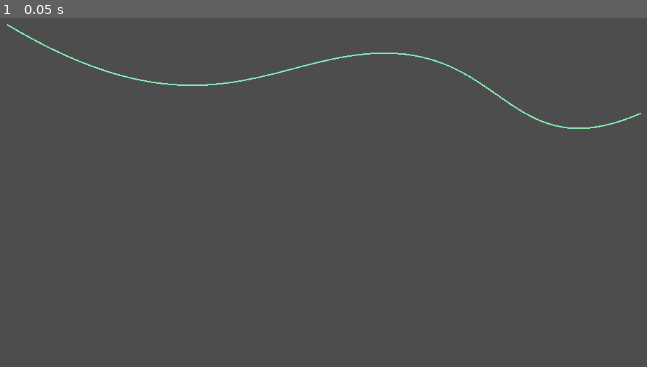
Above: before the commit, frame 1.
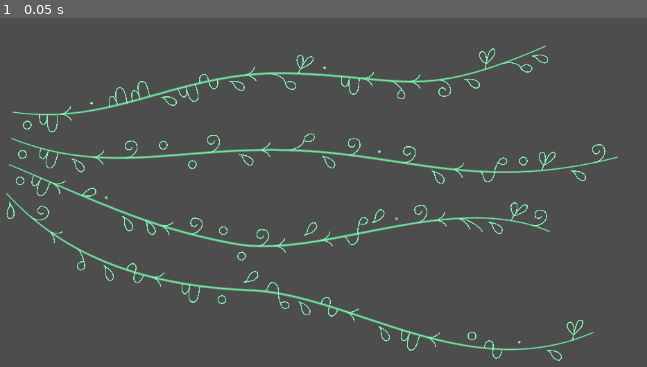
Above: after the commit, the same moment.

Repository: deplanty/tendrilis
Game: Godot game, scene res://main.tscn
The game is run twice, just before and just after one commit, with the same random seed, the same clock (stepped at 60 frames per second) and the same inputs.
Inputs:
- Up to frame 1 (0.05 s): no input

The runs differ from the first frame. In frame 1, 5.3% of the frame differs, in the area x 0-100%, y 1-99%.

Commit message:
Animate the grow and shrink of the tendrilis

Diff:
--- a/letters/growing_line_2d.gd
+++ b/letters/growing_line_2d.gd
@@ -13,12 +13,16 @@
 		_update_line()
 
 ## The percent of the line that is shown.
-@export_range(0.0, 1.0, 0.01) var show_factor: float = 1.0:
+@export_range(0.0, 1.0, 0.01) var show_factor: float = 0:
 	set(value):
 		show_factor = value
 		if not is_node_ready():
 			await ready
 		_update_line()
+
+
+func _ready() -> void:
+	_update_line()
 
 
 ## Update what part of the line is shown.
--- a/letters/tendrilis_character.gd
+++ b/letters/tendrilis_character.gd
@@ -37,13 +37,14 @@
 		$Label.visible = value
 
 ## Show a factor of the shape.
-@export_range(0, 1, 0.001) var show_factor: float = 1.0:
+@export_range(0, 1, 0.001) var show_factor: float = 0:
 	set(value):
 		show_factor = value
 		if not is_node_ready():
 			await ready
 		for line in shapes_container.get_children():
 			line.show_factor = show_factor
+		#$Label.scale = Vector2(show_factor, show_factor)
 
 @onready var shapes_container: Node2D = %Shapes
 
--- a/letters/tendrilis_character.tscn
+++ b/letters/tendrilis_character.tscn
@@ -7,6 +7,7 @@
 script = ExtResource("1_0qvdt")
 letter = "a"
 show_translation = true
+show_factor = 1.0
 
 [node name="Shapes" type="Node2D" parent="."]
 unique_name_in_owner = true
--- /dev/null
+++ b/main.gd
@@ -0,0 +1,7 @@
+extends Node2D
+
+
+
+#func _ready() -> void:
+	#for tendrilis in get_children():
+		#tendrilis.grow(5, true)
--- a/main.tscn
+++ b/main.tscn
@@ -1,18 +1,63 @@
-[gd_scene load_steps=3 format=3 uid="uid://c1qdsgjwbgaf0"]
+[gd_scene load_steps=7 format=3 uid="uid://c1qdsgjwbgaf0"]
 
+[ext_resource type="Script" uid="uid://d20hcgvpn4p44" path="res://main.gd" id="1_0xm2m"]
 [ext_resource type="PackedScene" uid="uid://dujnautdls7wa" path="res://tendrilis.tscn" id="1_ig7tw"]
 
 [sub_resource type="Curve2D" id="Curve2D_ig7tw"]
 bake_interval = 10.0
 _data = {
-"points": PackedVector2Array(-287.38486, -172.25673, 287.38486, 172.25673, 3, 0, -164.30452, -5.861246, 164.30452, 5.861246, 557, 41, -179.46184, 77.770996, 179.46184, -77.770996, 915, 128)
+"points": PackedVector2Array(-148.23486, -21.006721, 148.23486, 21.006721, 11, 126, -164.30452, -5.861246, 164.30452, 5.861246, 414, 70, -179.46184, 77.770996, 179.46184, -77.770996, 778, 31)
+}
+point_count = 3
+
+[sub_resource type="Curve2D" id="Curve2D_0xm2m"]
+bake_interval = 10.0
+_data = {
+"points": PackedVector2Array(-138.55484, -54.886734, 138.55484, 54.886734, 9, 52, -164.30452, -5.861246, 164.30452, 5.861246, 414, 69, -198.82184, 51.150993, 198.82184, -51.150993, 882, 79)
+}
+point_count = 3
+
+[sub_resource type="Curve2D" id="Curve2D_h2yge"]
+bake_interval = 10.0
+_data = {
+"points": PackedVector2Array(-120.40485, -50.046722, 120.40485, 50.046722, 6, -36, -125.58452, -22.801247, 125.58452, 22.801247, 331, 78, -143.16183, -60.169006, 143.16183, 60.169006, 784, 60)
+}
+point_count = 3
+
+[sub_resource type="Curve2D" id="Curve2D_1bvp3"]
+bake_interval = 10.0
+_data = {
+"points": PackedVector2Array(-87.734856, -94.81673, 87.734856, 94.81673, 0, -123, -144.94452, -5.861246, 144.94452, 5.861246, 351, 16, -179.46184, 77.770996, 179.46184, -77.770996, 845, 77)
 }
 point_count = 3
 
 [node name="Main" type="Node2D"]
+script = ExtResource("1_0xm2m")
 
 [node name="Tendrilis" parent="." instance=ExtResource("1_ig7tw")]
 position = Vector2(70, 59)
 curve = SubResource("Curve2D_ig7tw")
-text = "Le vieux marin boit du whisky"
+text = "Un immense brin d'herbe"
 color = Color(0.5254902, 0.94509804, 0.7137255, 1)
+show_translation = false
+
+[node name="Tendrilis2" parent="." instance=ExtResource("1_ig7tw")]
+position = Vector2(70, 171)
+curve = SubResource("Curve2D_0xm2m")
+text = "Une toute petite forêt"
+color = Color(0.5254902, 0.94509804, 0.7137255, 1)
+show_translation = false
+
+[node name="Tendrilis3" parent="." instance=ExtResource("1_ig7tw")]
+position = Vector2(70, 297)
+curve = SubResource("Curve2D_h2yge")
+text = "Un ciel tout à fait vert"
+color = Color(0.5254902, 0.94509804, 0.7137255, 1)
+show_translation = false
+
+[node name="Tendrilis4" parent="." instance=ExtResource("1_ig7tw")]
+position = Vector2(72, 426)
+curve = SubResource("Curve2D_1bvp3")
+text = "Et des nuages en osier"
+color = Color(0.5254902, 0.94509804, 0.7137255, 1)
+show_translation = false
--- a/tendrilis.gd
+++ b/tendrilis.gd
@@ -2,7 +2,14 @@
 class_name Tendrilis
 extends Path2D
 
-#region Script variables - Export
+#region Script variables
+
+# Signals
+
+signal grow_finished
+signal shrink_finished
+
+# Export variables
 
 @export_tool_button("Grow vine", "GuiTreeArrowRight") var tb_grow_vine = _on_tb_grow_vine_pressed
 @export_tool_button("Shrink vine", "GuiTreeArrowLeft") var tb_shrink_vine = _on_tb_shrink_vine_pressed
@@ -13,6 +20,7 @@
 		text = value
 		if not is_node_ready():
 			await ready
+		_init_text()
 		_draw_text()
 
 ## The size of the text.
@@ -24,7 +32,7 @@
 		_update_text()
 
 ## The thickness of the baseline.
-@export_range(1, 20, 0.1, "or_greater", "suffix:pt") var thickness: float = 2:
+@export_range(1, 20, 0.1, "or_greater", "suffix:pt") var thickness: float = 4:
 	set(value):
 		thickness = value
 		if not is_node_ready():
@@ -41,32 +49,32 @@
 		_update_text()
 
 ## The percent of the tendrilis to show.
-@export_range(0, 1, 0.001) var show_factor: float = 0.0:
+@export_range(0, 1, 0.001) var show_factor: float = 0.:
 	set(value):
 		_show_factor_previous = show_factor
 		show_factor = value
 		if not is_node_ready():
 			await ready
 		baseline.show_factor = show_factor
-		_draw_update_text()
+		_draw_text()
 
 ## Show the translation of the tendrilis
 @export var show_translation: bool = true:
 	set(value):
 		show_translation = value
+		if not is_node_ready():
+			await ready
 		_update_text_translation()
 
 @export_group("Scenes", "scene")
 @export var scene_tendrilis_character: PackedScene = load("res://letters/tendrilis_character.tscn")
 
-#endregion
-#region Script variables - On ready
+# On ready variables
 
 @onready var chars_container: Node2D = %Chararacters
 @onready var baseline: GrowingLine2D = %Baseline
 
-#endregion
-#region Script variables - Private
+# Private variables
 
 var _show_factor_previous: float = 0
 
@@ -85,6 +93,9 @@
 	baseline.begin_cap_mode = Line2D.LINE_CAP_ROUND
 	baseline.end_cap_mode = Line2D.LINE_CAP_ROUND
 
+	_init_text()
+	_draw_text()
+
 	curve.changed.connect(_on_curve_changed)
 
 #endregion
@@ -92,18 +103,12 @@
 
 ## Toolbutton method to grow the tendril from current state to full.
 func _on_tb_grow_vine_pressed() -> void:
-	var tween = create_tween()\
-		.set_ease(Tween.EASE_OUT)\
-		.set_trans(Tween.TRANS_QUAD)
-	tween.tween_property(self, "show_factor", 1.0, 2)
+	grow(5)
 
 
 ## Toolbutton method to shrink the tendril from current state to start.
 func _on_tb_shrink_vine_pressed() -> void:
-	var tween = create_tween()\
-		.set_ease(Tween.EASE_OUT)\
-		.set_trans(Tween.TRANS_QUAD)
-	tween.tween_property(self, "show_factor", 0.0, 2)
+	shrink(5)
 
 #endregion
 #region Private methods
@@ -121,43 +126,60 @@
 	baseline.width = thickness
 
 
-# Draw a character.
-func _draw_character(index: int) -> void:
-	var letter = text[index]
-	var character: TendrilisCharacter = scene_tendrilis_character.instantiate()
-	character.letter = letter
-	character.fontsize = fontsize
-	character.color = color
-	_update_text_char_position(character, index)
-	chars_container.add_child(character)
-
-
-## Create and draw each character of the text.
-func _draw_text() -> void:
+## Create each character of the text.
+## Wait for the update function to draw them according to the [member show_factor] value.
+func _init_text() -> void:
 	for child in chars_container.get_children():
 		child.queue_free()
 
-	for index in floor(text.length() * show_factor):
-		_draw_character(index)
+	for index in text.length():
+		var chr = text[index]
+		var character: TendrilisCharacter = scene_tendrilis_character.instantiate()
+		character.letter = chr
+		character.fontsize = fontsize
+		character.color = color
+		character.show_factor = 1.
+		_update_text_char_position(character, index)
+		chars_container.add_child(character)
 
 
 ## Draw the text but not everything every time.
 ## If the text grows, only add the needed characters.
 ## If the text shrinks, only remove the needed characters.
-func _draw_update_text() -> void:
+func _draw_text() -> void:
 	if _show_factor_previous < show_factor:
+		# Get which characters to display
 		var subdivisions = text.length()
 		var start = floor(subdivisions * _show_factor_previous)
-		var end = floor(subdivisions * show_factor)
+		var end = subdivisions * show_factor
 		for index in range(start, end):
-			_draw_character(index)
+			var tendrilis_char = chars_container.get_child(index)
+			tendrilis_char.show_factor = 1
+		# Start to draw the next chararacter with the decimal part
+		var index = floor(end)
+		var rest = end - index
+		if index == chars_container.get_child_count():
+			return
+		var chr = chars_container.get_child(index)
+		chr.show_factor = rest
 	# If only a part of the baseline should be cleared
 	elif show_factor < _show_factor_previous:
+		# Get which character to hide
 		var subdivisions = text.length()
-		var start = floor(subdivisions * show_factor)
-		var end = floor(subdivisions * _show_factor_previous)
-		for index in range(start, end):
-			chars_container.get_child(index).queue_free()
+		var start = subdivisions * show_factor
+		var start_index = floor(start)
+		var end_index = floor(subdivisions * _show_factor_previous)
+		for index in range(start, end_index):
+			var tendrilis_char = chars_container.get_child(index)
+			tendrilis_char.show_factor = 0
+		# Show only a part of the start character
+		var rest = start - start_index
+		var chr = chars_container.get_child(start_index)
+		chr.show_factor = rest
+		# Needed to completely hide a previous character
+		if end_index + 1 < chars_container.get_child_count():
+			chr = chars_container.get_child(end_index + 1)
+			chr.show_factor = 0
 
 
 ## Update each character parameters that don't require to redraw the text: fontsize, color, position and rotation.
@@ -182,3 +204,29 @@
 	character.rotation = transf.get_rotation()
 
 #endregion
+#region Public variables
+
+func grow(duration: float, from_zero: bool = false) -> void:
+	if from_zero:
+		show_factor = 0
+
+	var tween = create_tween()\
+		.set_ease(Tween.EASE_OUT)\
+		.set_trans(Tween.TRANS_QUAD)
+	tween.tween_property(self, "show_factor", 1.0, duration)
+	await tween.finished
+	grow_finished.emit()
+
+
+func shrink(duration: float, from_zero: bool = false) -> void:
+	if from_zero:
+		show_factor = 1
+
+	var tween = create_tween()\
+		.set_ease(Tween.EASE_OUT)\
+		.set_trans(Tween.TRANS_QUAD)
+	tween.tween_property(self, "show_factor", 0.0, duration)
+	await tween.finished
+	shrink_finished.emit()
+
+#endregion
--- a/tendrilis.tscn
+++ b/tendrilis.tscn
@@ -1,10 +1,18 @@
-[gd_scene load_steps=5 format=3 uid="uid://dujnautdls7wa"]
+[gd_scene load_steps=8 format=3 uid="uid://dujnautdls7wa"]
 
 [ext_resource type="Script" uid="uid://bh08eqnvlt1bs" path="res://tendrilis.gd" id="1_r71o2"]
 [ext_resource type="PackedScene" uid="uid://b3i2pkd8028nv" path="res://letters/tendrilis_character.tscn" id="2_hypch"]
 [ext_resource type="Script" uid="uid://doovfrar60kkd" path="res://letters/growing_line_2d.gd" id="3_hm50b"]
+[ext_resource type="Shader" uid="uid://gnvc5ox01f30" path="res://tendrilis_baseline.gdshader" id="3_phmju"]
 
 [sub_resource type="Curve2D" id="Curve2D_r71o2"]
+
+[sub_resource type="ShaderMaterial" id="ShaderMaterial_hm50b"]
+shader = ExtResource("3_phmju")
+
+[sub_resource type="Curve" id="Curve_hypch"]
+_data = [Vector2(0, 0.52808994), 0.0, 1.8474777, 0, 1, Vector2(0.25543478, 1), 0.0, 0.0, 0, 0, Vector2(0.6467391, 1), 0.0, 0.0, 0, 0, Vector2(0.99456525, 0.5842697), -0.24612084, 0.0, 0, 0]
+point_count = 4
 
 [node name="Tendrilis" type="Path2D"]
 curve = SubResource("Curve2D_r71o2")
@@ -13,9 +21,14 @@
 
 [node name="Baseline" type="Line2D" parent="."]
 unique_name_in_owner = true
-width = 1.0
-antialiased = true
+material = SubResource("ShaderMaterial_hm50b")
+width = 4.0
+width_curve = SubResource("Curve_hypch")
+texture_mode = 2
+begin_cap_mode = 2
+end_cap_mode = 2
 script = ExtResource("3_hm50b")
+show_factor = 1.0
 metadata/_custom_type_script = "uid://doovfrar60kkd"
 
 [node name="Chararacters" type="Node2D" parent="."]
--- /dev/null
+++ b/tendrilis_baseline.gdshader
@@ -0,0 +1,13 @@
+shader_type canvas_item;
+
+void fragment() {
+	vec2 uv_center = abs(UV - vec2(.5));
+
+	vec4 black = vec4(vec3(0.), 1.);
+	COLOR = mix(COLOR, black, uv_center.y);
+}
+
+//void light() {
+//	// Called for every pixel for every light affecting the CanvasItem.
+//	// Uncomment to replace the default light processing function with this one.
+//}
Not shown, added: main.gd.uid
Not shown, added: tendrilis_baseline.gdshader.uid
